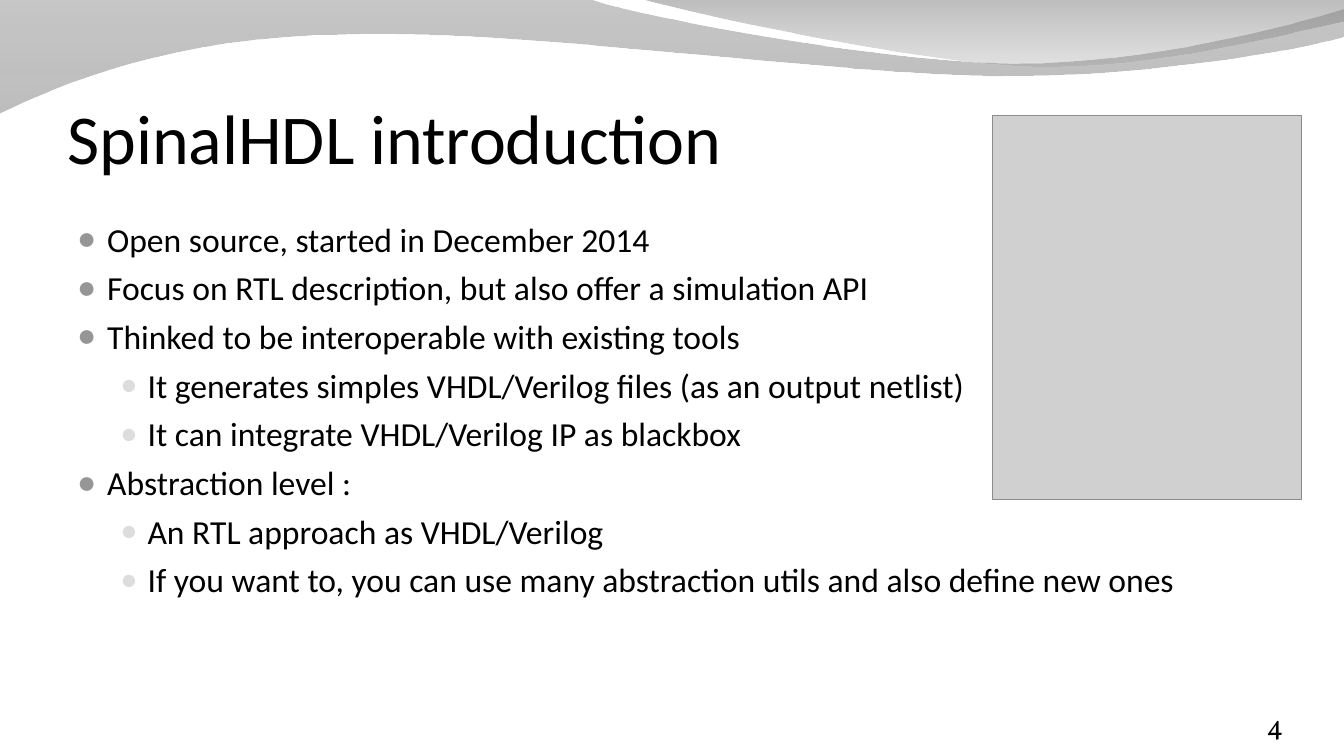
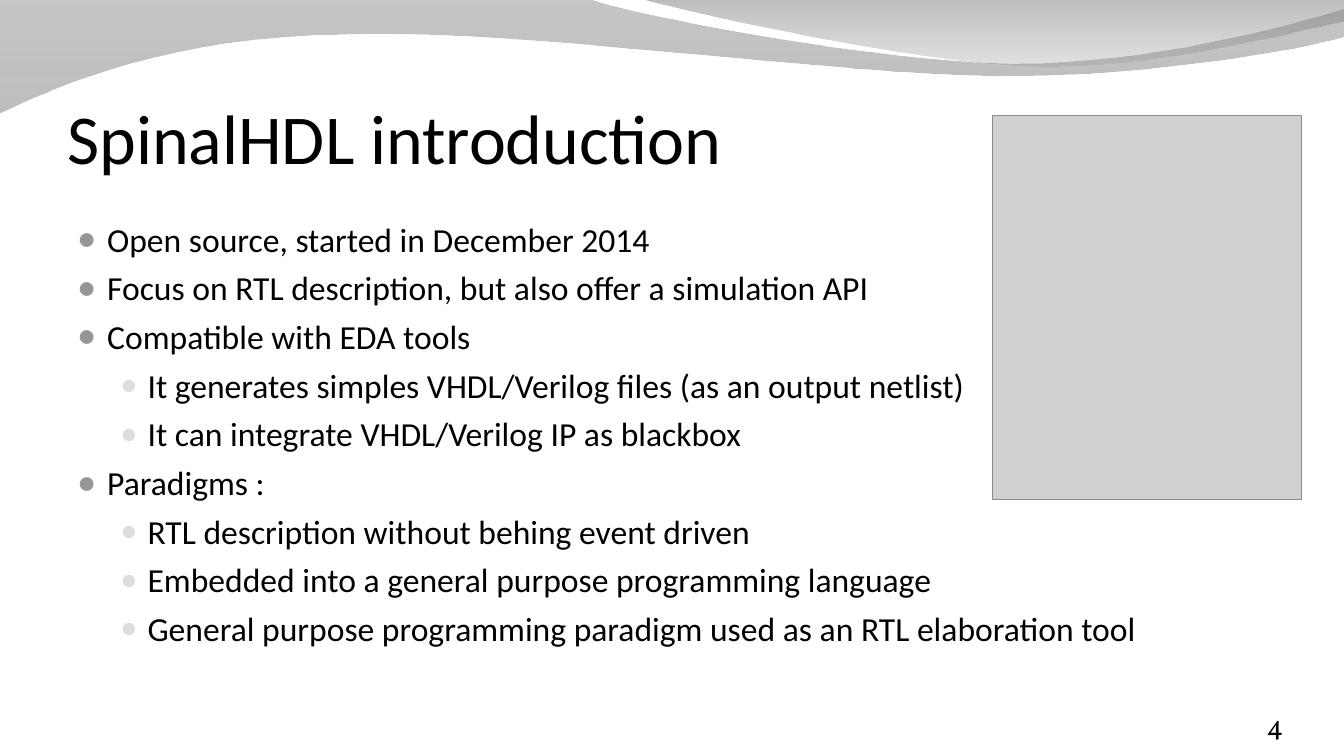
Before and after one commit to SpinalHDL/SpinalDoc, a slide deck: slide 4 of presentation/en/workshop/taste.odp. Drawn at 1344x756 pixels with LibreOffice and Linux fonts; fonts in the diff are those of the drawing; grey boxes stand for pictures; background and template pictures are left out. Boxes give left, top, right and bottom in pixels: in the first picture for what was removed or moved away, otherwise in the second. Text is boxed around its words. In the diff, an @@ line names an element or a change of style, - is before the commit and + after.

```diff
--- a/presentation/en/workshop/taste.odp
+++ b/presentation/en/workshop/taste.odp
@@ text at (107, 325, 470, 355): text changed @@
-● Thinked to be interoperable with existing tools
+● Compatible with EDA tools
@@ text at (107, 471, 1135, 647): text changed @@
-● Abstraction level :
-  ● An RTL approach as VHDL/Verilog
-  ● If you want to, you can use many abstraction utils and also define new ones
+● Paradigms :
+  ● RTL description without behing event driven
+  ● Embedded into a general purpose programming language
+  ● General purpose programming paradigm used as an RTL elaboration tool
```
Also in this commit, not shown: 4 other slides changed, 5 other files.
